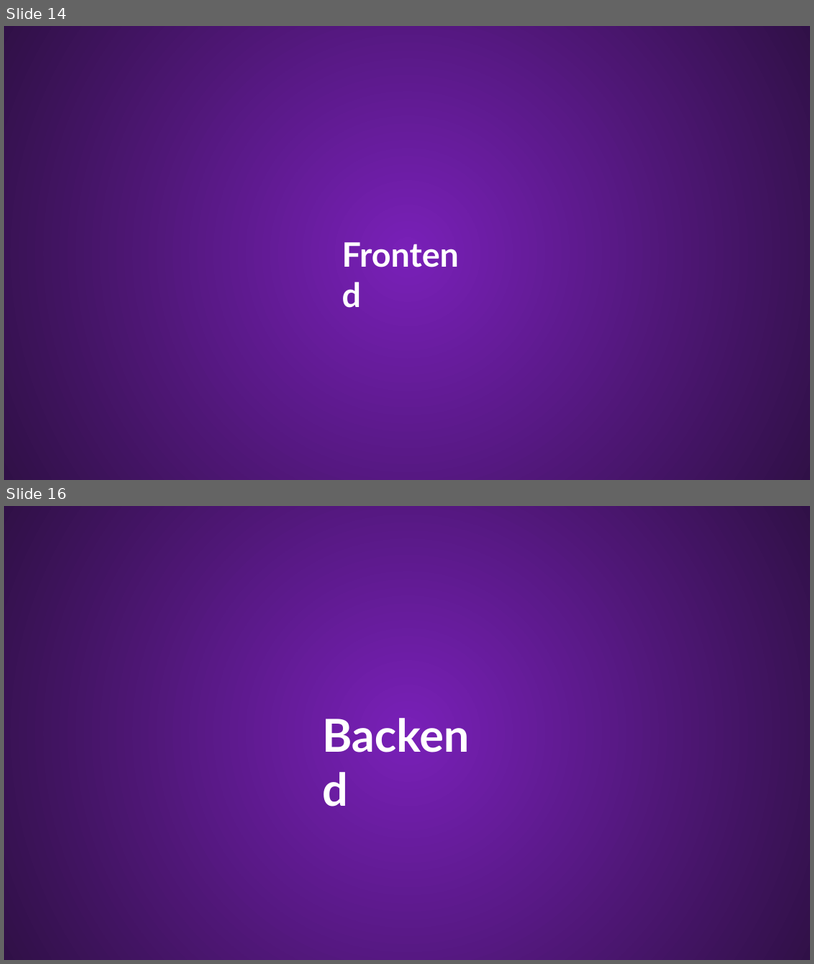
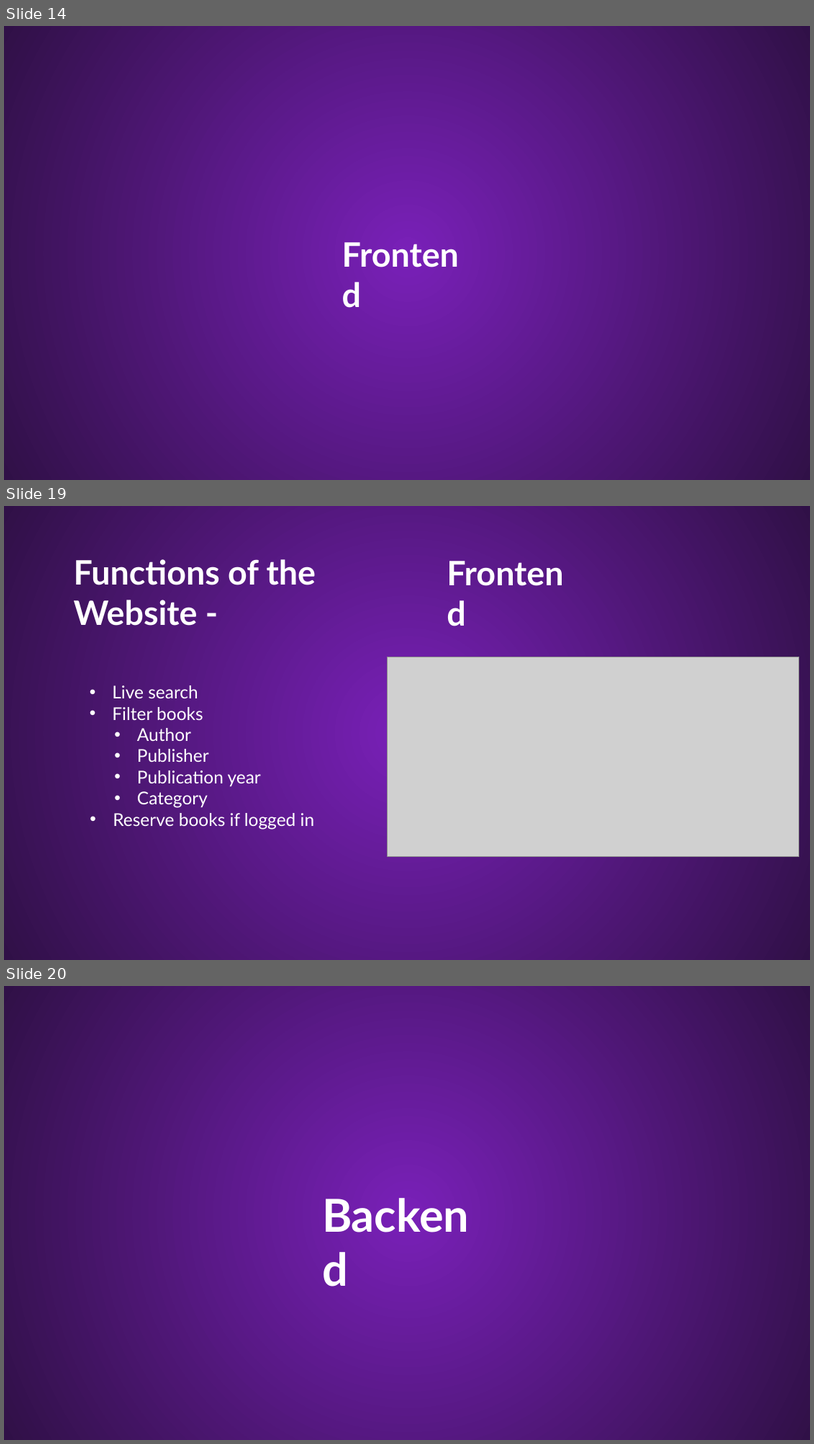
Before and after one commit to Palacsinta002/LMS, a slide deck: Presentation/LMS Presentation.pptx. Shown one above the other, each under a label of ours: slides 14 and 16 before the commit, slides 14, 19 and 20 after it; the slides between them are not shown. The pictures are 814x964 and 814x1444 pixels, drawn with LibreOffice and Linux fonts; fonts in the diff are those of the drawing; grey boxes stand for pictures; background and template pictures are left out. Boxes give left, top, right and bottom in pixels: in the first picture for what was removed or moved away, otherwise in the second. Text is boxed around its words. In the diff, an @@ line names an element or a change of style, - is before the commit and + after.

```diff
--- a/Presentation/LMS Presentation.pptx
+++ b/Presentation/LMS Presentation.pptx
@@ slide 19 added at <box>4,506,810,960</box>, background #54167F; not listed: 1 template element that a slide beside it also shows @@
@@ text added at <box>441,546,581,597</box>, 40 pt, text #FFFFFF, bold @@
+Frontend
@@ text added at <box>74,559,316,626</box>, 40 pt, text #FFFFFF, bold @@
+Functions of the Website -
@@ picture added at <box>388,656,800,857</box> @@
@@ text added at <box>112,685,315,829</box>, 21 pt, text #FFFFFF @@
+• Live search
+• Filter books
+  • Author
+  • Publisher
+  • Publication year
+  • Category
+• Reserve books if logged in
@@ what was slide 16 is now slide 20 @@
```
Also in this commit, not shown: 1 slide changed, 3 other slides added, 1 other file.
